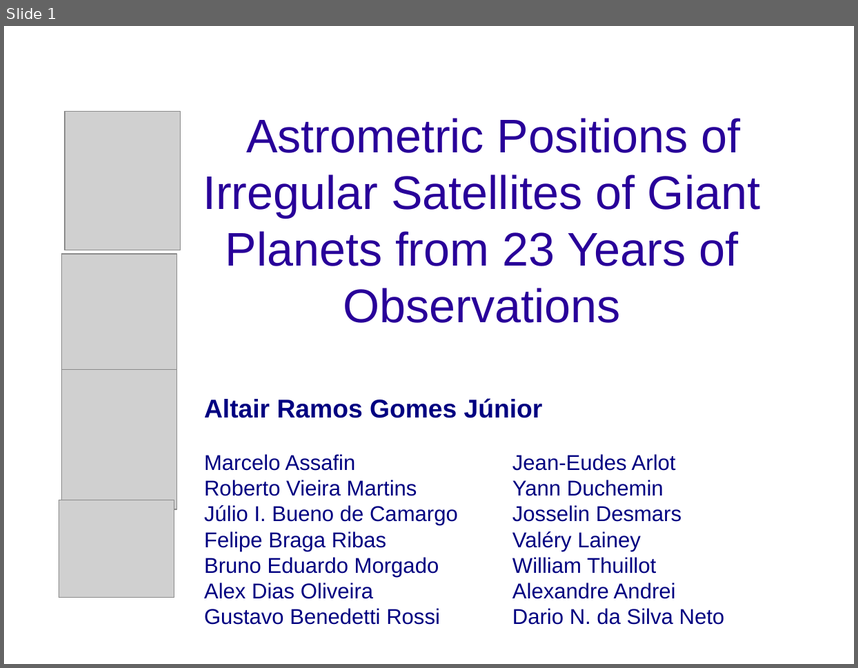
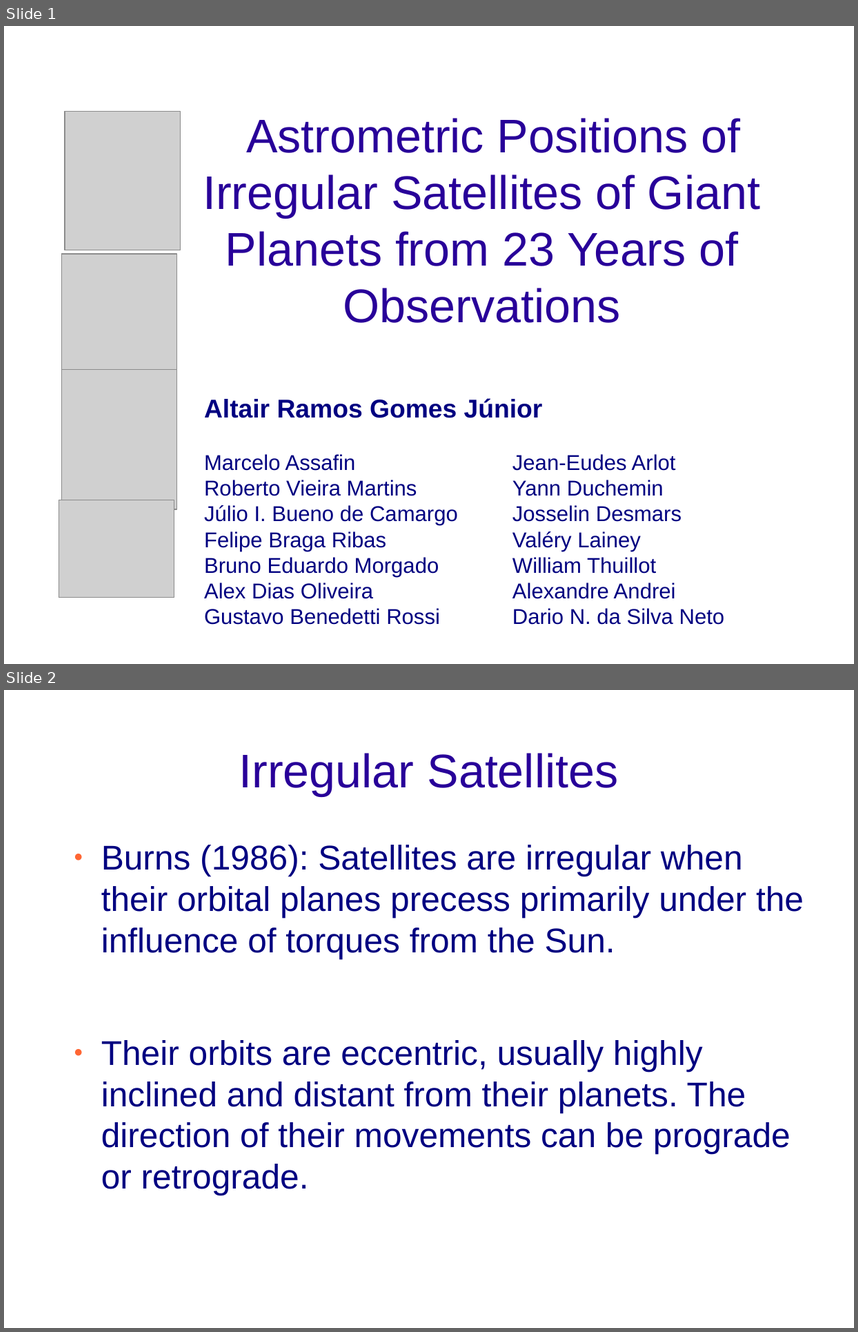
Before and after one commit to altairgomes/Latex, a slide deck: Poster-Apresentação/ENCELADE2016.odp. Shown one above the other, each under a label of ours: slide 1 before the commit, slides 1 and 2 after it. The pictures are 858x668 and 858x1332 pixels, drawn with LibreOffice and Linux fonts; fonts in the diff are those of the drawing; grey boxes stand for pictures; background and template pictures are left out. Boxes give left, top, right and bottom in pixels: in the first picture for what was removed or moved away, otherwise in the second. Text is boxed around its words. In the diff, an @@ line names an element or a change of style, - is before the commit and + after.

```diff
--- a/Poster-Apresentação/ENCELADE2016.odp
+++ b/Poster-Apresentação/ENCELADE2016.odp
@@ slide 2 added at box(4, 690, 854, 1328), background picture (left out) @@
@@ title added at box(239, 753, 619, 796), 44 pt, text #280099 @@
+Irregular Satellites
@@ text added at box(101, 845, 804, 1194), 32 pt, text #000080 @@
+● Burns (1986): Satellites are irregular when their orbital planes precess primarily under the influence of torques from the Sun.
+● Their orbits are eccentric, usually highly inclined and distant from their planets. The direction of their movements can be prograde or retrograde.
```
Also in this commit, not shown: 3 slides changed, 5 other slides added, 1 slide removed, 1 other file.
